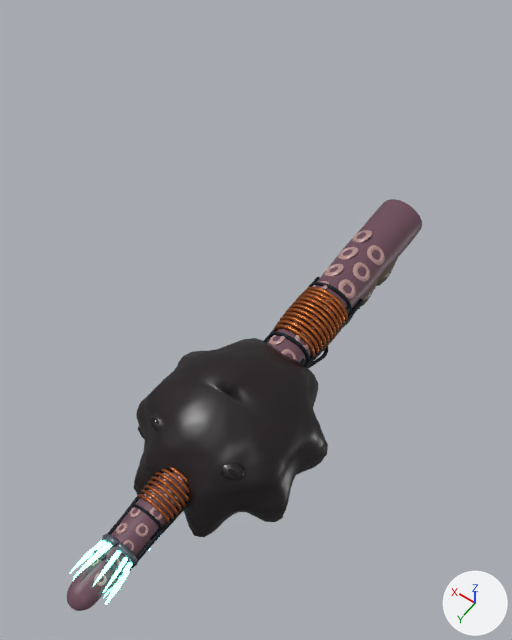
The Blender file art/v2_arm.blend as it was, and as the next commit left it.
One viewpoint serves both versions: a 50 mm lens placed at (-0.88, 1.05, 2.36), pointed at (-0.04, -0.12, 0.52). The axes (+X, +Y, +Z) are drawn at lower right. The lights are the same throughout. The picture after the commit comes second.

The first picture shows 'ArmSkin', 'ArmSuckers', 'Mut_Arc', 'Mut_ArcCable', 'Mut_ShardGlow', 'V2Mantle', 'V2MantleEye', 'V2MantleLid' and 3 more.
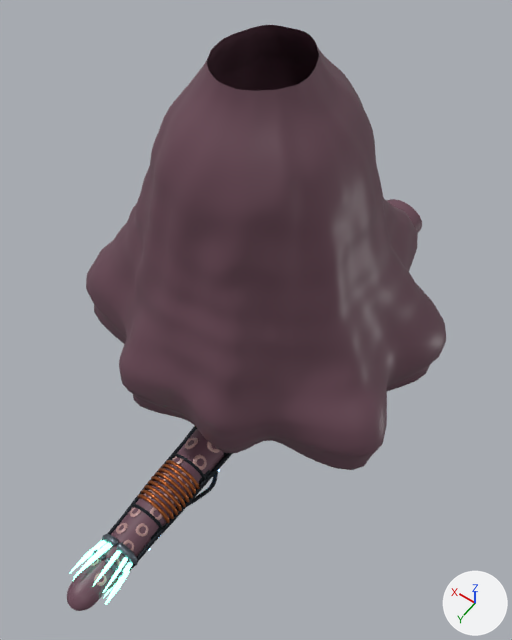
Edits to the bpy script that builds the scene:
```text
Add me_v2torso:
    me_v2torso.from_pydata(...)  # 5857 vertices, 5856 faces; spans x -0.592..0.588, y -0.852..0.29, z 0.302..1.42
    me_v2torso.polygons.foreach_set('use_smooth', [True] * 5856)
    me_v2torso.materials.append(mat_armskin)  # brown #6b4956
Remove ob_v2mantle:
    ob_v2mantle = bpy.data.objects.new('V2Mantle', me_v2mantle)
    ob_v2mantle.location = (0.0, 0.0, 0.0)
Remove ob_v2mantlelid:
    ob_v2mantlelid = bpy.data.objects.new('V2MantleLid', me_v2mantlelid)
    ob_v2mantlelid.location = (0.0, 0.0, 0.0)
Remove ob_v2mantleeye:
    ob_v2mantleeye = bpy.data.objects.new('V2MantleEye', me_v2mantleeye)
    ob_v2mantleeye.location = (0.0, 0.0, 0.0)
Add ob_v2torso:
    ob_v2torso = bpy.data.objects.new('V2Torso', me_v2torso)
    ob_v2torso.location = (0.0, 0.0, 0.0)
```

Boxes (x1, y1, x2, y2) around the edits, measured in the pictures (512 x 640 px):
'V2Torso', added (brown)
    after: (86, 25, 446, 470)
'V2Mantle', deleted (black)
    before: (133, 338, 328, 537)
'V2MantleLid', deleted
    before: (150, 412, 245, 480)
'V2MantleEye', deleted
    before: (151, 417, 239, 477)
'Mut_Arc', unchanged, covered by the edit
    before: (138, 287, 348, 523)
    after: (138, 460, 200, 523)
